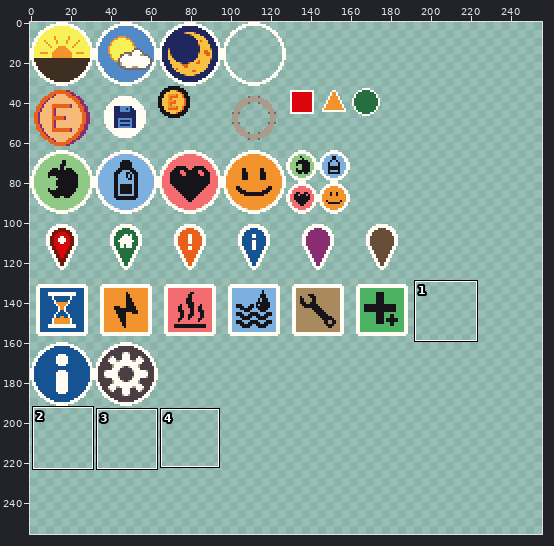
File history of a pixel-art file, godot/res/sprites/GUI/icons/icons.aseprite. Above, an overview of the earlier version with the close-up marked.
Close-up. Before the commit:
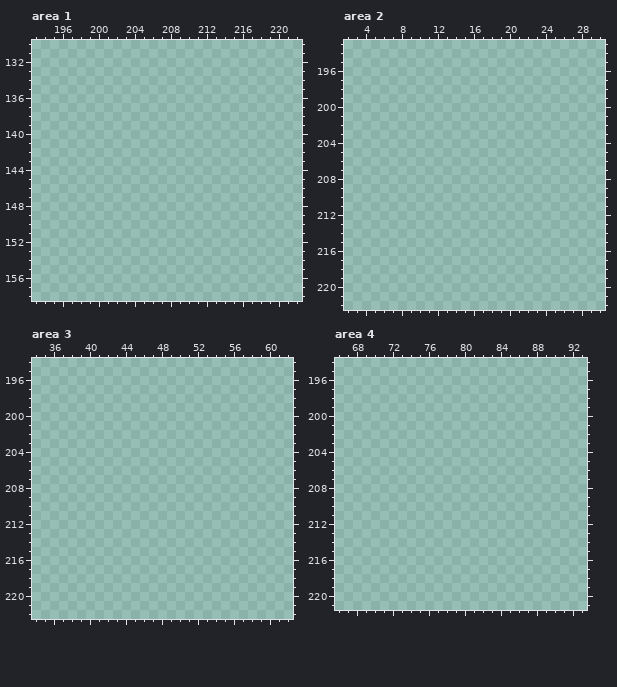
256x224 pixels, 1 frame. Shown: area 1: x 193..222, y 130..158; area 2: x 2..30, y 193..222; area 3: x 34..62, y 194..222; area 4: x 66..93, y 194..221. The old version is drawn lined up with the new one, on the new canvas. The commit also changed other parts of the picture, which this record leaves out.
New version:
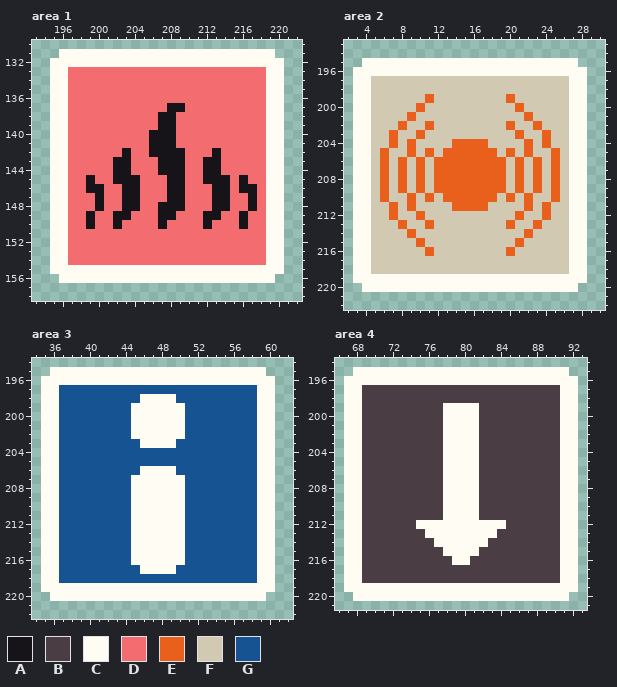
Palette (. is transparent): A #161419  B #4b3d44  C #fffcf4  D #f36d70  E #e8601c  F #d2c9b3  G #155392
Edits made:
canvas 256x224 -> 256x256
Changed rows in their new state; - is an unchanged pixel.
Area 1:
first column x 195:
131 -CCCCCCCCCCCCCCCCCCCCCCCC-
132 CCCCCCCCCCCCCCCCCCCCCCCCCC
133 CCDDDDDDDDDDDDDDDDDDDDDDCC
134 CCDDDDDDDDDDDDDDDDDDDDDDCC
135 CCDDDDDDDDDDDDDDDDDDDDDDCC
136 CCDDDDDDDDDDDDDDDDDDDDDDCC
137 CCDDDDDDDDDDDAADDDDDDDDDCC
138 CCDDDDDDDDDDAADDDDDDDDDDCC
139 CCDDDDDDDDDDAADDDDDDDDDDCC
140 CCDDDDDDDDDAAADDDDDDDDDDCC
141 CCDDDDDDDDDAAADDDDDDDDDDCC
142 CCDDDDDDADDAAAADDDADDDDDCC
143 CCDDDDDAADDDAAADDAADDDDDCC
144 CCDDDDDAADDDAAADDAADDDDDCC
145 CCDDADDAAADDDAADDAAADADDCC
146 CCDDAADDAADDDAADDDAADAADCC
147 CCDDDADDAADDDAADDDAADDADCC
148 CCDDDADDAADDAAADDDAADDADCC
149 CCDDADDAADDDAADDDAADDADDCC
150 CCDDADDADDDDADDDDADDDADDCC
151 CCDDDDDDDDDDDDDDDDDDDDDDCC
152 CCDDDDDDDDDDDDDDDDDDDDDDCC
153 CCDDDDDDDDDDDDDDDDDDDDDDCC
154 CCDDDDDDDDDDDDDDDDDDDDDDCC
155 CCCCCCCCCCCCCCCCCCCCCCCCCC
156 -CCCCCCCCCCCCCCCCCCCCCCCC-
Area 2:
first column x 3:
195 -CCCCCCCCCCCCCCCCCCCCCCCC-
196 CCCCCCCCCCCCCCCCCCCCCCCCCC
197 CCFFFFFFFFFFFFFFFFFFFFFFCC
198 CCFFFFFFFFFFFFFFFFFFFFFFCC
199 CCFFFFFFEFFFFFFFFEFFFFFFCC
200 CCFFFFFEFFFFFFFFFFEFFFFFCC
201 CCFFFFEFFFFFFFFFFFFEFFFFCC
202 CCFFFEFFEFFFFFFFFEFFEFFFCC
203 CCFFEFFEFFFFFFFFFFEFFEFFCC
204 CCFFEFEFFFFEEEEFFFFEFEFFCC
205 CCFEFFEFEFEEEEEEFEFEFFEFCC
206 CCFEFEFEFEEEEEEEEFEFEFEFCC
207 CCFEFEFEFEEEEEEEEFEFEFEFCC
208 CCFEFEFEFEEEEEEEEFEFEFEFCC
209 CCFEFEFEFEEEEEEEEFEFEFEFCC
210 CCFEFFEFEFEEEEEEFEFEFFEFCC
211 CCFFEFEFFFFEEEEFFFFEFEFFCC
212 CCFFEFFEFFFFFFFFFFEFFEFFCC
213 CCFFFEFFEFFFFFFFFEFFEFFFCC
214 CCFFFFEFFFFFFFFFFFFEFFFFCC
215 CCFFFFFEFFFFFFFFFFEFFFFFCC
216 CCFFFFFFEFFFFFFFFEFFFFFFCC
217 CCFFFFFFFFFFFFFFFFFFFFFFCC
218 CCFFFFFFFFFFFFFFFFFFFFFFCC
219 CCCCCCCCCCCCCCCCCCCCCCCCCC
220 -CCCCCCCCCCCCCCCCCCCCCCCC-
Area 3:
first column x 35:
195 -CCCCCCCCCCCCCCCCCCCCCCCC-
196 CCCCCCCCCCCCCCCCCCCCCCCCCC
197 CCGGGGGGGGGGGGGGGGGGGGGGCC
198 CCGGGGGGGGGCCCCGGGGGGGGGCC
199 CCGGGGGGGGCCCCCCGGGGGGGGCC
200 CCGGGGGGGGCCCCCCGGGGGGGGCC
201 CCGGGGGGGGCCCCCCGGGGGGGGCC
202 CCGGGGGGGGCCCCCCGGGGGGGGCC
203 CCGGGGGGGGGCCCCGGGGGGGGGCC
204 CCGGGGGGGGGGGGGGGGGGGGGGCC
205 CCGGGGGGGGGGGGGGGGGGGGGGCC
206 CCGGGGGGGGGCCCCGGGGGGGGGCC
207 CCGGGGGGGGCCCCCCGGGGGGGGCC
208 CCGGGGGGGGCCCCCCGGGGGGGGCC
209 CCGGGGGGGGCCCCCCGGGGGGGGCC
210 CCGGGGGGGGCCCCCCGGGGGGGGCC
211 CCGGGGGGGGCCCCCCGGGGGGGGCC
212 CCGGGGGGGGCCCCCCGGGGGGGGCC
213 CCGGGGGGGGCCCCCCGGGGGGGGCC
214 CCGGGGGGGGCCCCCCGGGGGGGGCC
215 CCGGGGGGGGCCCCCCGGGGGGGGCC
216 CCGGGGGGGGCCCCCCGGGGGGGGCC
217 CCGGGGGGGGGCCCCGGGGGGGGGCC
218 CCGGGGGGGGGGGGGGGGGGGGGGCC
219 CCCCCCCCCCCCCCCCCCCCCCCCCC
220 -CCCCCCCCCCCCCCCCCCCCCCCC-
Area 4:
first column x 67:
195 -CCCCCCCCCCCCCCCCCCCCCCCC-
196 CCCCCCCCCCCCCCCCCCCCCCCCCC
197 CCBBBBBBBBBBBBBBBBBBBBBBCC
198 CCBBBBBBBBBBBBBBBBBBBBBBCC
199 CCBBBBBBBBBCCCCBBBBBBBBBCC
200 CCBBBBBBBBBCCCCBBBBBBBBBCC
201 CCBBBBBBBBBCCCCBBBBBBBBBCC
202 CCBBBBBBBBBCCCCBBBBBBBBBCC
203 CCBBBBBBBBBCCCCBBBBBBBBBCC
204 CCBBBBBBBBBCCCCBBBBBBBBBCC
205 CCBBBBBBBBBCCCCBBBBBBBBBCC
206 CCBBBBBBBBBCCCCBBBBBBBBBCC
207 CCBBBBBBBBBCCCCBBBBBBBBBCC
208 CCBBBBBBBBBCCCCBBBBBBBBBCC
209 CCBBBBBBBBBCCCCBBBBBBBBBCC
210 CCBBBBBBBBBCCCCBBBBBBBBBCC
211 CCBBBBBBBBBCCCCBBBBBBBBBCC
212 CCBBBBBBCCCCCCCCCCBBBBBBCC
213 CCBBBBBBBCCCCCCCCBBBBBBBCC
214 CCBBBBBBBBCCCCCCBBBBBBBBCC
215 CCBBBBBBBBBCCCCBBBBBBBBBCC
216 CCBBBBBBBBBBCCBBBBBBBBBBCC
217 CCBBBBBBBBBBBBBBBBBBBBBBCC
218 CCBBBBBBBBBBBBBBBBBBBBBBCC
219 CCCCCCCCCCCCCCCCCCCCCCCCCC
220 -CCCCCCCCCCCCCCCCCCCCCCCC-
Boxes around the changes in both close-ups, in picture pixels (x1, y1, x2, y2):
added: (50, 49, 284, 283)
added: (353, 58, 587, 292)
added: (41, 367, 275, 601)
added: (344, 367, 578, 601)
